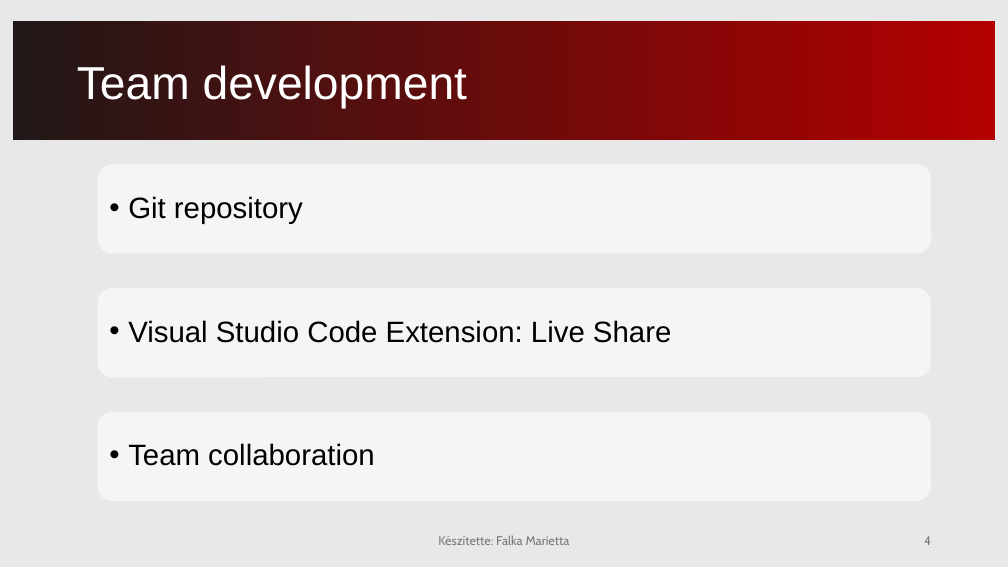
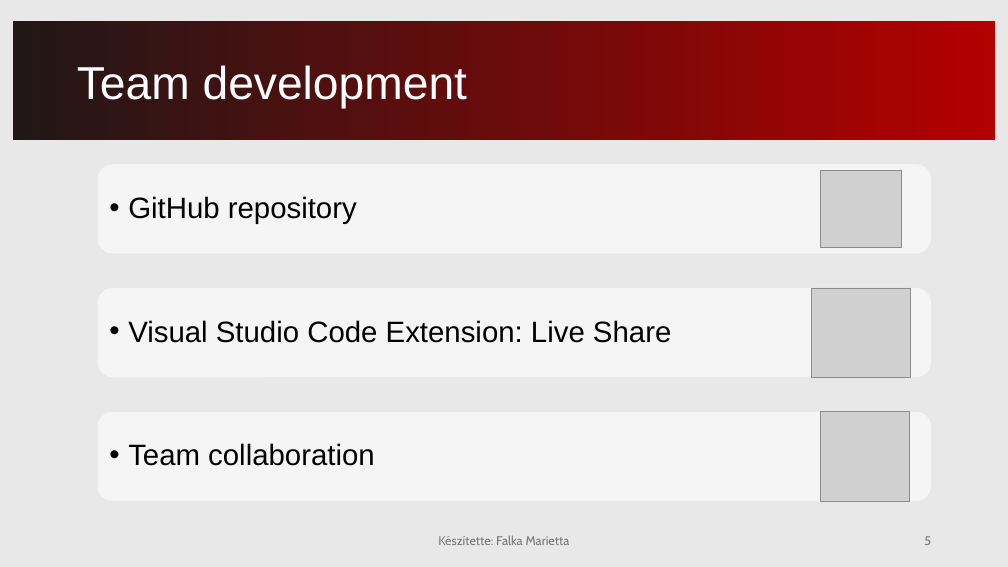
Before and after one commit to Marietta7747/Falka_Marietta_KaposTransit_ppt, a slide deck: slide 5 of KaposTransit_Falka_Marietta.pptx (slide 4 before the commit). Drawn at 1008x567 pixels with LibreOffice and Linux fonts; fonts in the diff are those of the drawing; grey boxes stand for pictures. Boxes give left, top, right and bottom in pixels: in the first picture for what was removed or moved away, otherwise in the second. Text is boxed around its words. In the diff, an @@ line names an element or a change of style, - is before the commit and + after.

```diff
--- a/KaposTransit_Falka_Marietta.pptx
+++ b/KaposTransit_Falka_Marietta.pptx
@@ picture added at <box>820,170,901,247</box> @@
@@ text in rounded rectangle at <box>128,196,357,224</box>: text changed @@
-• Git repository
+• GitHub repository
@@ picture added at <box>812,288,910,377</box> @@
@@ picture added at <box>820,412,910,501</box> @@
@@ page number at <box>924,536,931,545</box>: text changed @@
-4
+5
```
Also in this commit, not shown: 2 other slides changed, 1 slide added.
